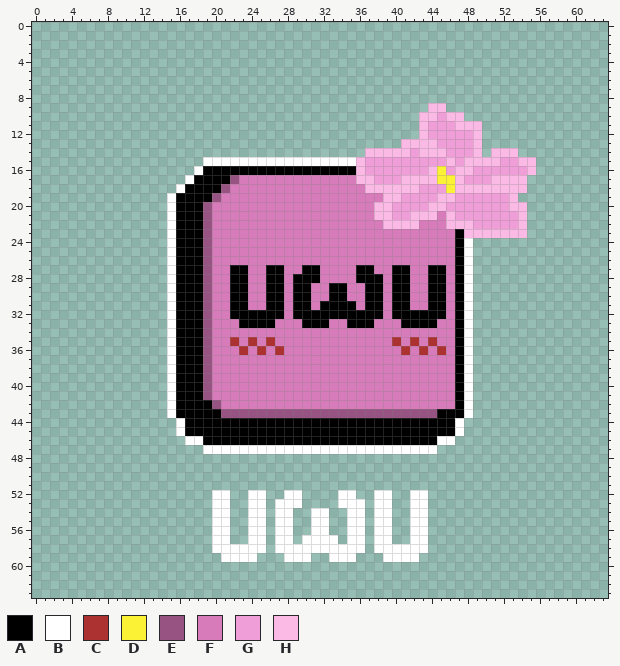
One commit to this pixel-art file: Source/Resources/Assets/textures/uwu_logo.aseprite. The first picture shows the starting point.
64x64 pixels, 1 frame.
Visible layers, top first: "Layer 3", "Layer 4", "Layer 2", "Layer 1".
Palette (. is transparent): A #000000  B #ffffff  C #ac3232  D #fbf236  E #975482  F #d77bba  G #f09ed7  H #fbb9e6
Pixels before (only the part around the change), first column x 0:
 0 ................................................................
 1 ................................................................
 2 ................................................................
 3 ................................................................
 4 ................................................................
 5 ................................................................
 6 ................................................................
 7 ................................................................
 8 ................................................................
 9 ............................................HH..................
10 ...........................................HHGHH................
11 ...........................................HGGGHHH..............
12 ...........................................HGGGGGH..............
13 .........................................HHHHGGGGH..............
14 .....................................HHHHHGHHHGGGH.HHH..........
15 ...................BBBBBBBBBBBBBBBBBHGGGGGGGGGHGHHHHGGHH........
16 ..................BAAAAAAAAAAAAAAAAAHGGGGGGGHDGHHGGGGGGH........
17 .................BAAAAEFFFFFFFFFFFFFHHGGGHHHHDDHGGGHHHH.........
18 ................BAAAAEFFFFFFFFFFFFFFFHHHHHHGGGDHHHHHHHH.........
19 ...............BAAAAEFFFFFFFFFFFFFFFFFFHHGGGGHHGGGGGGH..........
20 ...............BAAAEFFFFFFFFFFFFFFFFFFHHGGGGHHGGGGGGGHH.........
21 ...............BAAAEFFFFFFFFFFFFFFFFFFHHGGHHHFHGGGGGGGH.........
22 ...............BAAAEFFFFFFFFFFFFFFFFFFFHHHHFFFHHHGGGGGH.........
23 ...............BAAAEFFFFFFFFFFFFFFFFFFFFFFFFFFFAHHHHHHH.........
24 ...............BAAAEFFFFFFFFFFFFFFFFFFFFFFFFFFFAB...............
25 ...............BAAAEFFFFFFFFFFFFFFFFFFFFFFFFFFFAB...............
26 ...............BAAAEFFFFFFFFFFFFFFFFFFFFFFFFFFFAB...............
27 ...............BAAAEFFAAFFAAFFAAFFFFAAFFAAFFAAFAB...............
28 ...............BAAAEFFAAFFAAFAAAFFFFAAAFAAFFAAFAB...............
29 ...............BAAAEFFAAFFAAFAAFFAAFFAAFAAFFAAFAB...............
30 ...............BAAAEFFAAFFAAFAAFFAAFFAAFAAFFAAFAB...............
31 ...............BAAAEFFAAFFAAFAAFAAAAFAAFAAFFAAFAB...............
32 ...............BAAAEFFAAAAAAFAAAAAAAAAAFAAAAAAFAB...............
33 ...............BAAAEFFFAAAAFFFAAAFFAAAFFFAAAAFFAB...............
34 ...............BAAAEFFFFFFFFFFFFFFFFFFFFFFFFFFFAB...............
35 ...............BAAAEFFCFCFCFFFFFFFFFFFFFCFCFCFFAB...............
36 ...............BAAAEFFFCFCFCFFFFFFFFFFFFFCFCFCFAB...............
37 ...............BAAAEFFFFFFFFFFFFFFFFFFFFFFFFFFFAB...............
38 ...............BAAAEFFFFFFFFFFFFFFFFFFFFFFFFFFFAB...............
39 ...............BAAAEFFFFFFFFFFFFFFFFFFFFFFFFFFFAB...............
40 ...............BAAAEFFFFFFFFFFFFFFFFFFFFFFFFFFFAB...............
41 ...............BAAAEFFFFFFFFFFFFFFFFFFFFFFFFFFFAB...............
42 ...............BAAAAEFFFFFFFFFFFFFFFFFFFFFFFFFFAB...............
43 ...............BAAAAAEEEEEEEEEEEEEEEEEEEEEEEEAAAB...............
44 ................BAAAAAAAAAAAAAAAAAAAAAAAAAAAAAAB................
45 ................BAAAAAAAAAAAAAAAAAAAAAAAAAAAAAAB................
46 .................BBAAAAAAAAAAAAAAAAAAAAAAAAAABB.................
47 ...................BBBBBBBBBBBBBBBBBBBBBBBBBB...................
48 ................................................................
49 ................................................................
50 ................................................................
51 ................................................................
52 ....................BB..BB..BB....BB..BB..BB....................
53 ....................BB..BB.BBB....BBB.BB..BB....................
54 ....................BB..BB.BB..BB..BB.BB..BB....................
55 ....................BB..BB.BB..BB..BB.BB..BB....................
56 ....................BB..BB.BB..BB..BB.BB..BB....................
57 ....................BB..BB.BB.BBBB.BB.BB..BB....................
58 ....................BBBBBB.BBBBBBBBBB.BBBBBB....................
59 .....................BBBB...BBB..BBB...BBBB.....................
60 ................................................................
61 ................................................................
62 ................................................................
63 ................................................................
Once edited:
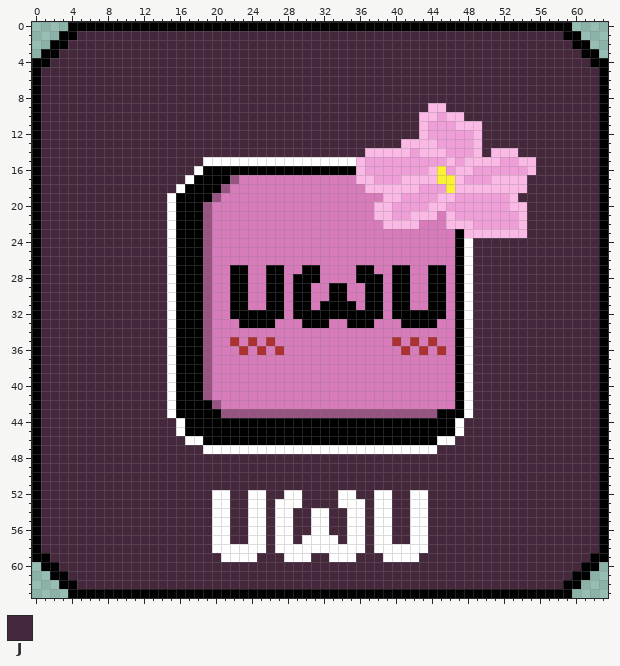
Colours new in this view: J #45283c
The exact change:
layer "Layer 5" added
Layer "Layer 5":
y 0: x 4..59 ........................................................ -> AAAAAAAAAAAAAAAAAAAAAAAAAAAAAAAAAAAAAAAAAAAAAAAAAAAAAAAA
y 1: x 3..60 .......................................................... -> AAJJJJJJJJJJJJJJJJJJJJJJJJJJJJJJJJJJJJJJJJJJJJJJJJJJJJJJAA
y 2: x 2..61 ............................................................ -> AAJJJJJJJJJJJJJJJJJJJJJJJJJJJJJJJJJJJJJJJJJJJJJJJJJJJJJJJJAA
y 3: x 1..62 .............................................................. -> AAJJJJJJJJJJJJJJJJJJJJJJJJJJJJJJJJJJJJJJJJJJJJJJJJJJJJJJJJJJAA
y 4: x 0..63 ................................................................ -> AAJJJJJJJJJJJJJJJJJJJJJJJJJJJJJJJJJJJJJJJJJJJJJJJJJJJJJJJJJJJJAA
y 5..8: x 0..63 ................................................................ -> AJJJJJJJJJJJJJJJJJJJJJJJJJJJJJJJJJJJJJJJJJJJJJJJJJJJJJJJJJJJJJJA
y 9: x 0..43 ............................................ -> AJJJJJJJJJJJJJJJJJJJJJJJJJJJJJJJJJJJJJJJJJJJ; x 46..63 .................. -> JJJJJJJJJJJJJJJJJA
y 10: x 0..42 ........................................... -> AJJJJJJJJJJJJJJJJJJJJJJJJJJJJJJJJJJJJJJJJJJ; x 48..63 ................ -> JJJJJJJJJJJJJJJA
y 11..12: x 0..42 ........................................... -> AJJJJJJJJJJJJJJJJJJJJJJJJJJJJJJJJJJJJJJJJJJ; x 50..63 .............. -> JJJJJJJJJJJJJA
y 13: x 0..40 ......................................... -> AJJJJJJJJJJJJJJJJJJJJJJJJJJJJJJJJJJJJJJJJ; x 50..63 .............. -> JJJJJJJJJJJJJA
y 14: x 0..36 ..................................... -> AJJJJJJJJJJJJJJJJJJJJJJJJJJJJJJJJJJJJ; x 50 . -> J; x 54..63 .......... -> JJJJJJJJJA
y 15: x 0..18 ................... -> AJJJJJJJJJJJJJJJJJJ; x 56..63 ........ -> JJJJJJJA
y 16: x 0..17 .................. -> AJJJJJJJJJJJJJJJJJ; x 56..63 ........ -> JJJJJJJA
y 17: x 0..16 ................. -> AJJJJJJJJJJJJJJJJ; x 55..63 ......... -> JJJJJJJJA
y 18: x 0..15 ................ -> AJJJJJJJJJJJJJJJ; x 55..63 ......... -> JJJJJJJJA
y 19: x 0..14 ............... -> AJJJJJJJJJJJJJJ; x 54..63 .......... -> JJJJJJJJJA
y 20..23: x 0..14 ............... -> AJJJJJJJJJJJJJJ; x 55..63 ......... -> JJJJJJJJA
y 24..43: x 0..14 ............... -> AJJJJJJJJJJJJJJ; x 49..63 ............... -> JJJJJJJJJJJJJJA
y 44..45: x 0..15 ................ -> AJJJJJJJJJJJJJJJ; x 48..63 ................ -> JJJJJJJJJJJJJJJA
y 46: x 0..16 ................. -> AJJJJJJJJJJJJJJJJ; x 47..63 ................. -> JJJJJJJJJJJJJJJJA
y 47: x 0..18 ................... -> AJJJJJJJJJJJJJJJJJJ; x 45..63 ................... -> JJJJJJJJJJJJJJJJJJA
y 48..51: x 0..63 ................................................................ -> AJJJJJJJJJJJJJJJJJJJJJJJJJJJJJJJJJJJJJJJJJJJJJJJJJJJJJJJJJJJJJJA
y 52: x 0..19 .................... -> AJJJJJJJJJJJJJJJJJJJ; x 22..23 .. -> JJ; x 26..27 .. -> JJ; x 30..33 .... -> JJJJ; x 36..37 .. -> JJ; x 40..41 .. -> JJ; x 44..63 .................... -> JJJJJJJJJJJJJJJJJJJA
y 53: x 0..19 .................... -> AJJJJJJJJJJJJJJJJJJJ; x 22..23 .. -> JJ; x 26 . -> J; x 30..33 .... -> JJJJ; x 37 . -> J; x 40..41 .. -> JJ; x 44..63 .................... -> JJJJJJJJJJJJJJJJJJJA
y 54..56: x 0..19 .................... -> AJJJJJJJJJJJJJJJJJJJ; x 22..23 .. -> JJ; x 26 . -> J; x 29..30 .. -> JJ; x 33..34 .. -> JJ; x 37 . -> J; x 40..41 .. -> JJ; x 44..63 .................... -> JJJJJJJJJJJJJJJJJJJA
y 57: x 0..19 .................... -> AJJJJJJJJJJJJJJJJJJJ; x 22..23 .. -> JJ; x 26 . -> J; x 29 . -> J; x 34 . -> J; x 37 . -> J; x 40..41 .. -> JJ; x 44..63 .................... -> JJJJJJJJJJJJJJJJJJJA
y 58: x 0..19 .................... -> AJJJJJJJJJJJJJJJJJJJ; x 26 . -> J; x 37 . -> J; x 44..63 .................... -> JJJJJJJJJJJJJJJJJJJA
y 59: x 0..20 ..................... -> AAJJJJJJJJJJJJJJJJJJJ; x 25..27 ... -> JJJ; x 31..32 .. -> JJ; x 36..38 ... -> JJJ; x 43..63 ..................... -> JJJJJJJJJJJJJJJJJJJAA
y 60: x 1..62 .............................................................. -> AAJJJJJJJJJJJJJJJJJJJJJJJJJJJJJJJJJJJJJJJJJJJJJJJJJJJJJJJJJJAA
y 61: x 2..61 ............................................................ -> AAJJJJJJJJJJJJJJJJJJJJJJJJJJJJJJJJJJJJJJJJJJJJJJJJJJJJJJJJAA
y 62: x 3..60 .......................................................... -> AAJJJJJJJJJJJJJJJJJJJJJJJJJJJJJJJJJJJJJJJJJJJJJJJJJJJJJJAA
y 63: x 4..59 ........................................................ -> AAAAAAAAAAAAAAAAAAAAAAAAAAAAAAAAAAAAAAAAAAAAAAAAAAAAAAAA
